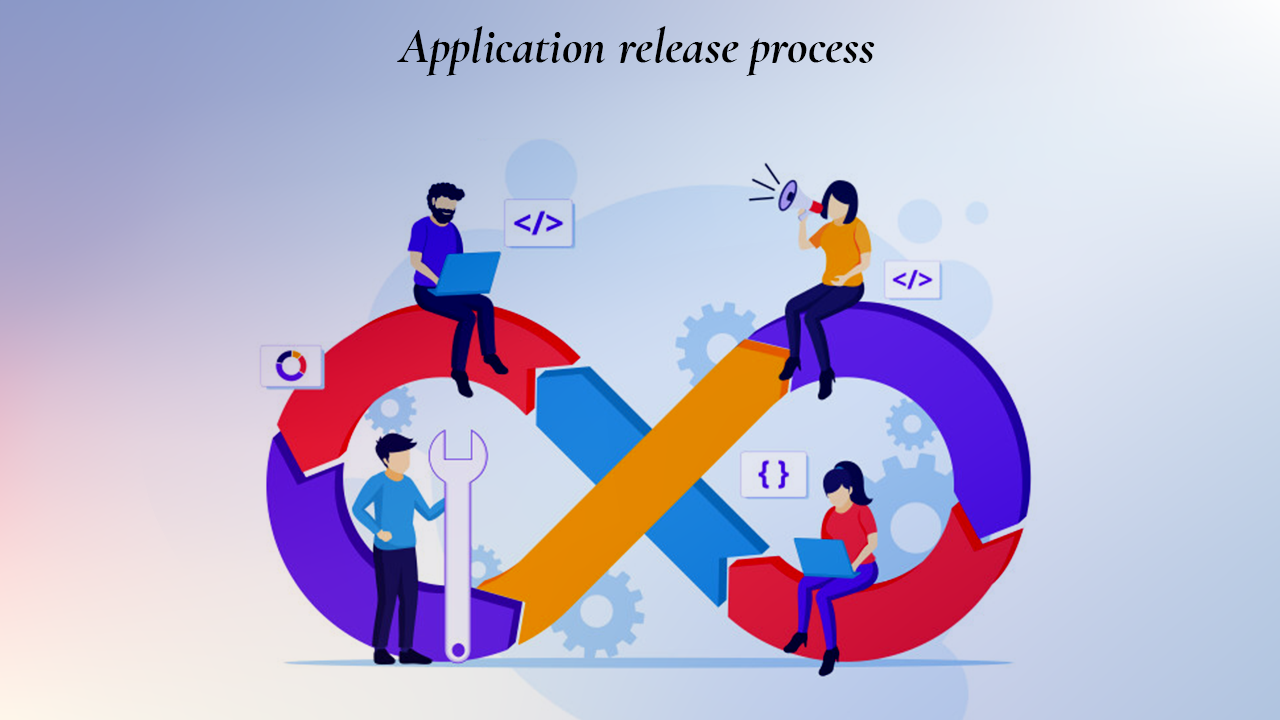
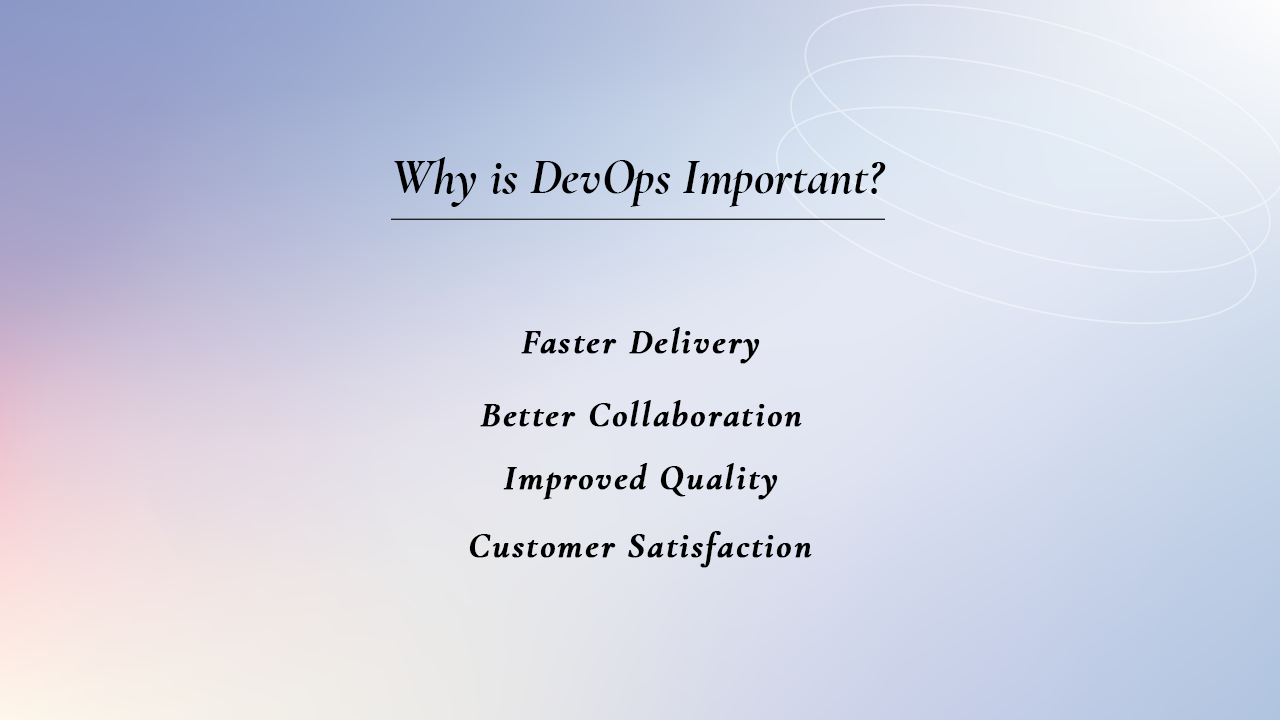
Layer changes from the first 1280 × 720 image to the second:
added group "Group 1" with 4 layers above "Vector Smart Object" over [469, 327, 812, 568]
added layer "Customer Satisfaction" in group "Group 1" over [469, 531, 812, 568]
added layer "Improved Quality" in group "Group 1" over [503, 463, 778, 500]
added layer "Better Collaboration" in group "Group 1" over [480, 400, 802, 427]
added layer "Faster Delivery" in group "Group 1" over [521, 327, 760, 364]
added layer "Vector Smart Object" (1st of 3) above "Why is DevOps Important?" over [391, 218, 885, 220]
renamed "Application release process" to "Why is DevOps Important?", painted on it over [394, 26, 886, 207]
removed layer "31631745" (was linear burn) over [255, 138, 1041, 720]
added layer "Vector Smart Object" (2nd of 3) above "Vector Smart Object" over [776, 4, 1280, 324]
